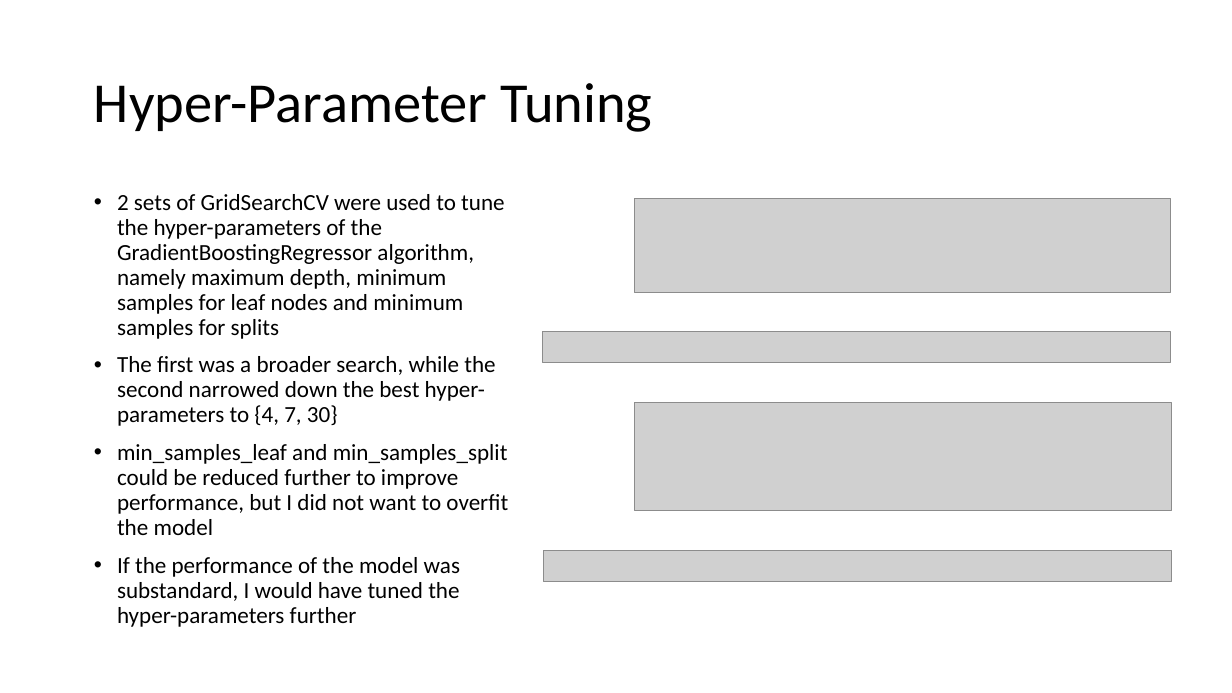
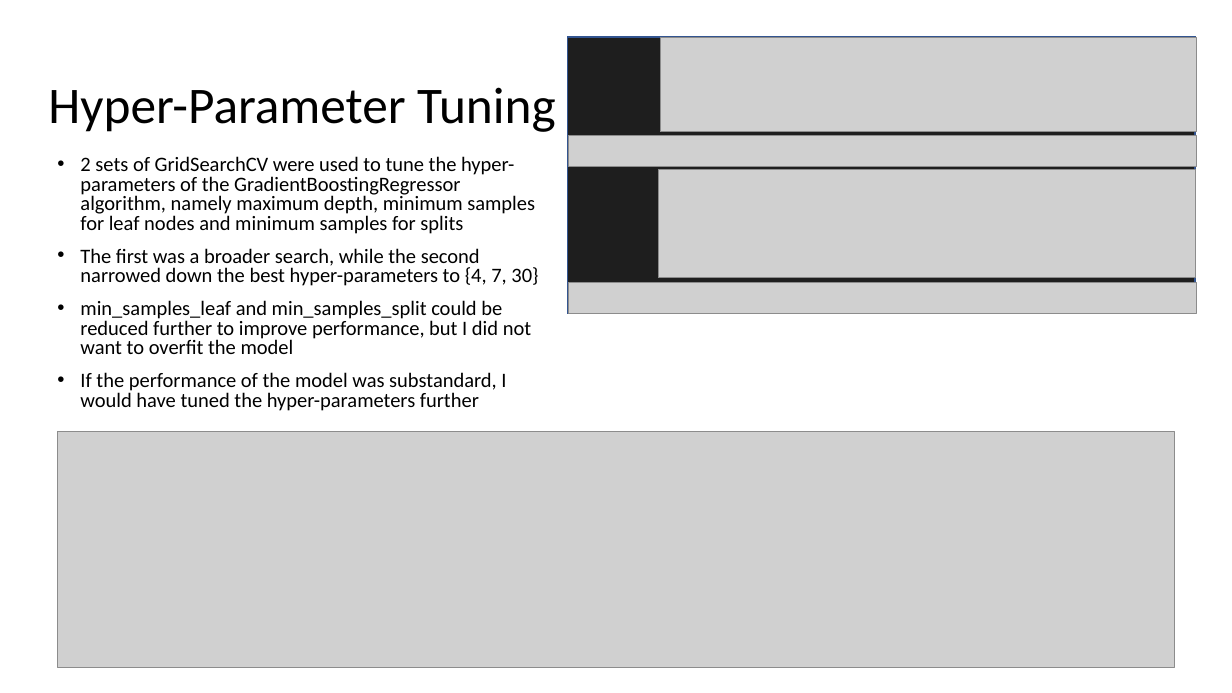
Before and after one commit to ethanolx/Mushrooms-Housing-py, a slide deck: slide 6 of doc/regression-highlights.pptx. Drawn at 1232x693 pixels with LibreOffice and Linux fonts; fonts in the diff are those of the drawing; grey boxes stand for pictures. Boxes give left, top, right and bottom in pixels: in the first picture for what was removed or moved away, otherwise in the second. Text is boxed around its words. In the diff, an @@ line names an element or a change of style, - is before the commit and + after.

```diff
--- a/doc/regression-highlights.pptx
+++ b/doc/regression-highlights.pptx
@@ title "Hyper-Parameter Tuning": place and size @@
-title "Hyper-Parameter Tuning" at (94,83,652,132)
+title "Hyper-Parameter Tuning" at (48,87,555,132)
@@ title "Hyper-Parameter Tuning" at (48,87,555,132): size 44 to 40 pt @@
@@ rectangle added at (568,37,1196,313), fill #1E1E1E, outline #325491 1 pt @@
@@ picture: place and size @@
-picture at (634,198,1170,292)
+picture at (661,38,1197,132)
@@ picture: place and size @@
-picture at (543,332,1171,362)
+picture at (568,136,1197,166)
@@ text "2 sets of GridSearchCV were ...": place and size @@
-text "2 sets of GridSearchCV were ..." at (117,194,508,627)
+text "2 sets of GridSearchCV were ..." at (80,156,538,411)
@@ text "2 sets of GridSearchCV were ..." at (80,156,538,411): size 18 to 16 pt; line spacing 0.9 to 0.8 @@
@@ picture: place and size @@
-picture at (634,403,1171,511)
+picture at (658,170,1195,278)
@@ picture: place and size @@
-picture at (543,551,1172,582)
+picture at (568,282,1197,313)
@@ picture added at (58,432,1175,667) @@
```
Also in this commit, not shown: 7 other slides changed, 1 slide added, 2 slides removed, 6 other files.
